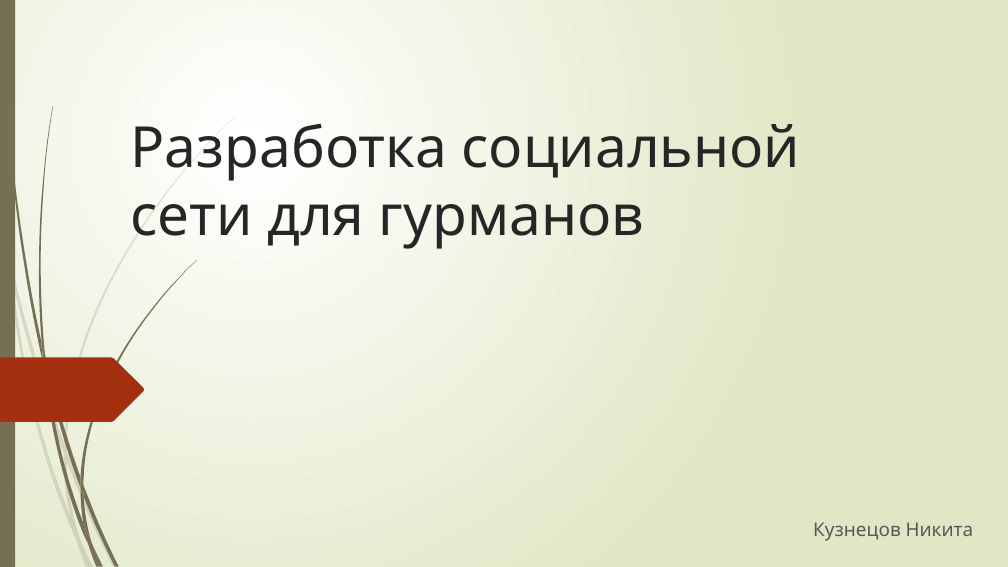
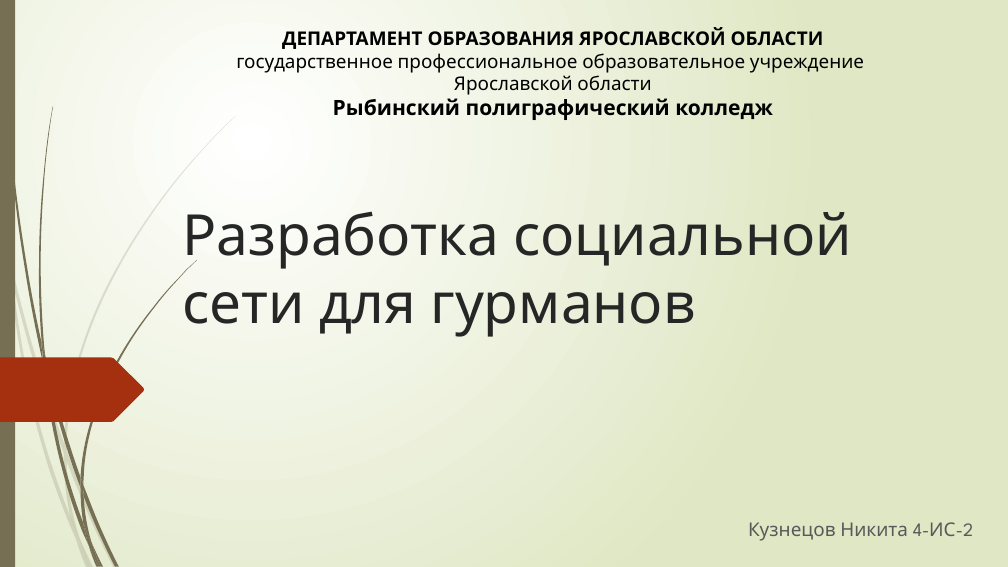
Before and after one commit to 1NiKuz1/LFRecipes, a slide deck: slide 1 of Материалы/Презентация к курсовому проекту.pptx. Drawn at 1008x567 pixels with LibreOffice and Linux fonts; fonts in the diff are those of the drawing. Boxes give left, top, right and bottom in pixels: in the first picture for what was removed or moved away, otherwise in the second. Text is boxed around its words. In the diff, an @@ line names an element or a change of style, - is before the commit and + after.

Commit message:
16/06

```diff
--- a/Материалы/Презентация к курсовому проекту.pptx
+++ b/Материалы/Презентация к курсовому проекту.pptx
@@ text added at [236,27,864,120], 18 pt, text #000000 @@
+ДЕПАРТАМЕНТ ОБРАЗОВАНИЯ ЯРОСЛАВСКОЙ ОБЛАСТИ
+государственное профессиональное образовательное учреждение
+Ярославской области
+Рыбинский полиграфический колледж
@@ title "Разработка социальной сети для гурманов": place and size @@
-title "Разработка социальной сети для гурманов" at [131,123,801,249]
+title "Разработка социальной сети для гурманов" at [183,211,852,337]
@@ subtitle at [748,522,973,541]: text changed @@
-Кузнецов Никита
+Кузнецов Никита 4-ИС-2
```
